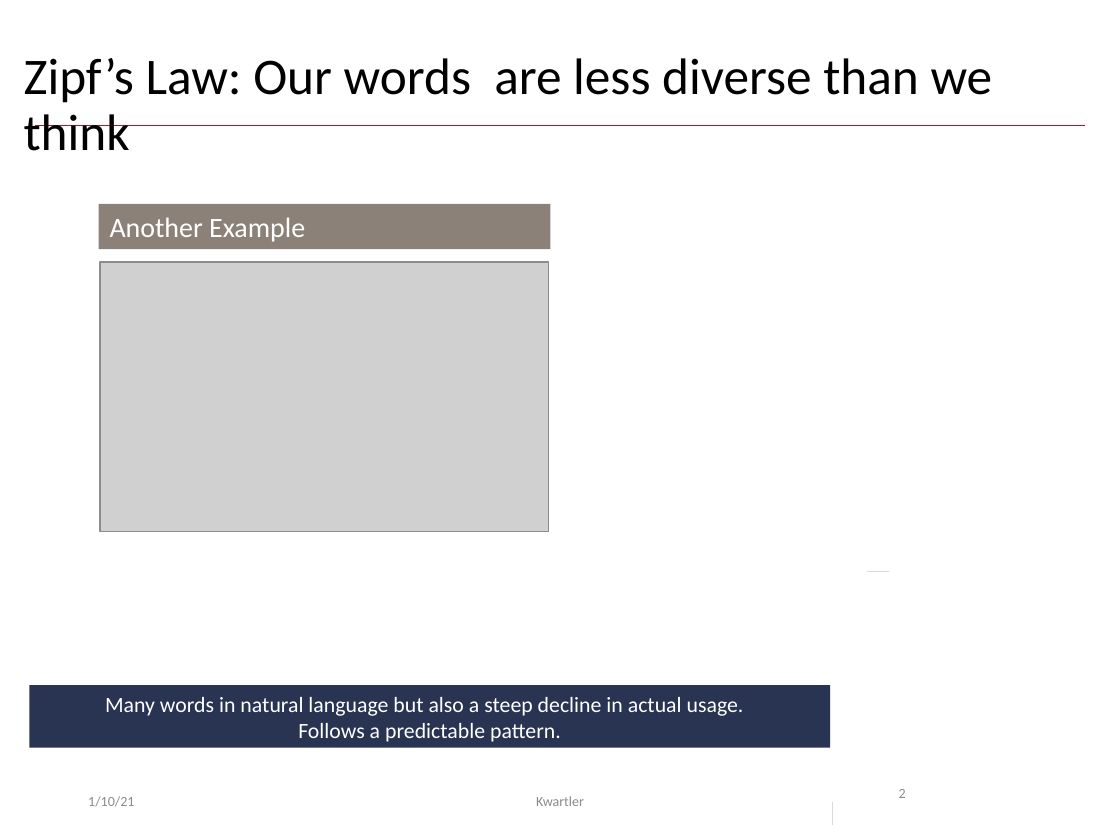
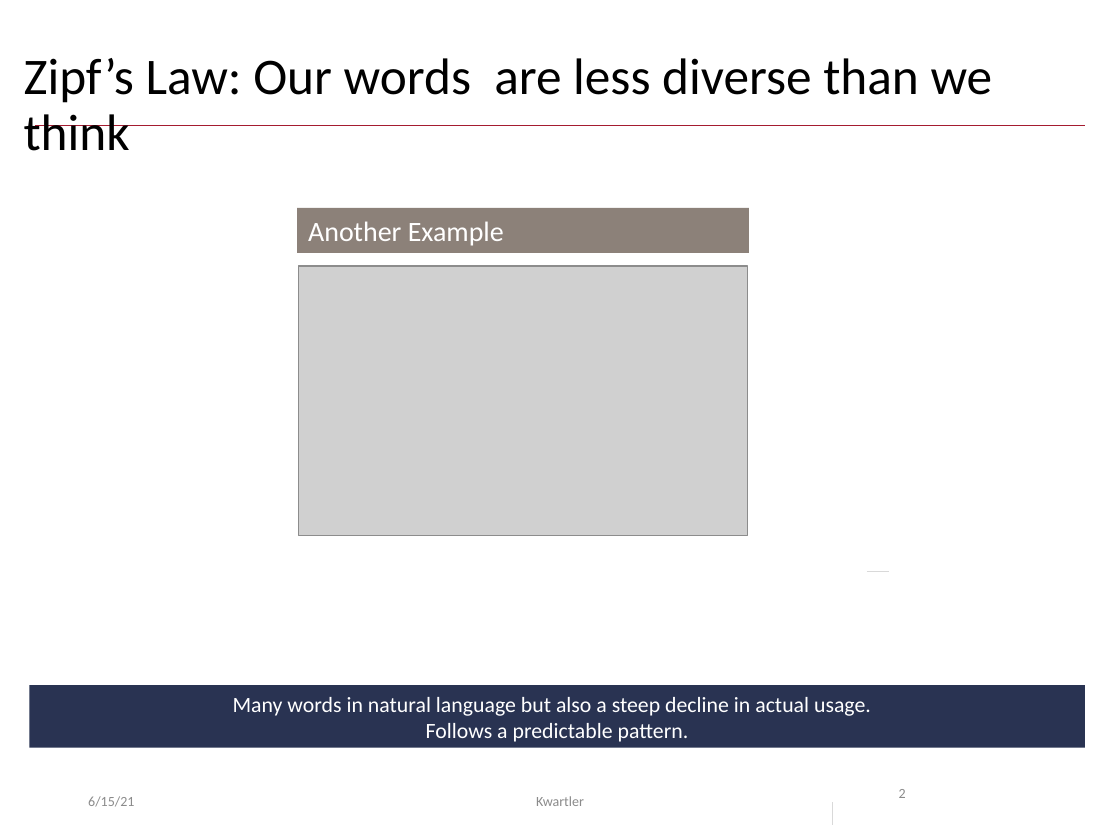
Before and after one commit to kwartler/GSERM_Text_Remote_student, a slide deck: slide 2 of student_lessons/C_Sentiment_Unsupervised/Day3_liveA_SentimentReview.pptx. Drawn at 1120x840 pixels with LibreOffice and Linux fonts; fonts in the diff are those of the drawing; grey boxes stand for pictures; background and template pictures are left out. Boxes give left, top, right and bottom in pixels: in the first picture for what was removed or moved away, otherwise in the second. Text is boxed around its words. In the diff, an @@ line names an element or a change of style, - is before the commit and + after.

```diff
--- a/student_lessons/C_Sentiment_Unsupervised/Day3_liveA_SentimentReview.pptx
+++ b/student_lessons/C_Sentiment_Unsupervised/Day3_liveA_SentimentReview.pptx
@@ rectangle "Another Example": place and size @@
-rectangle "Another Example" at bbox=[99, 204, 550, 249]
+rectangle "Another Example" at bbox=[297, 208, 748, 253]
@@ picture: place and size @@
-picture at bbox=[100, 262, 549, 532]
+picture at bbox=[299, 267, 748, 536]
@@ rectangle "Many words in natural language ...": place and size @@
-rectangle "Many words in natural language ..." at bbox=[29, 685, 830, 748]
+rectangle "Many words in natural language ..." at bbox=[29, 685, 1084, 748]
@@ text at bbox=[88, 796, 134, 807]: text changed @@
-1/10/21
+6/15/21
```
Also in this commit, not shown: 13 other slides changed, 1 slide added, 13 other files.
